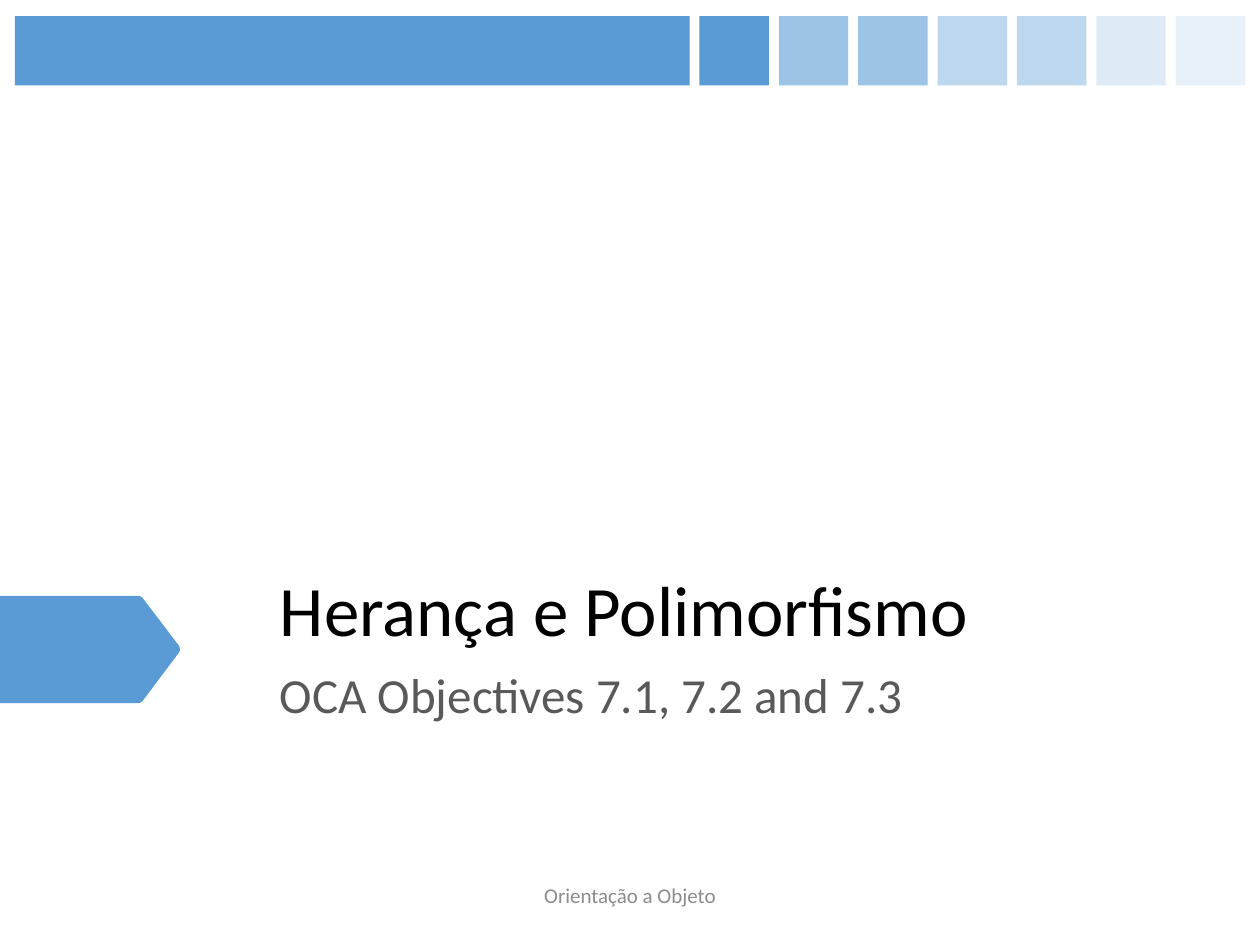
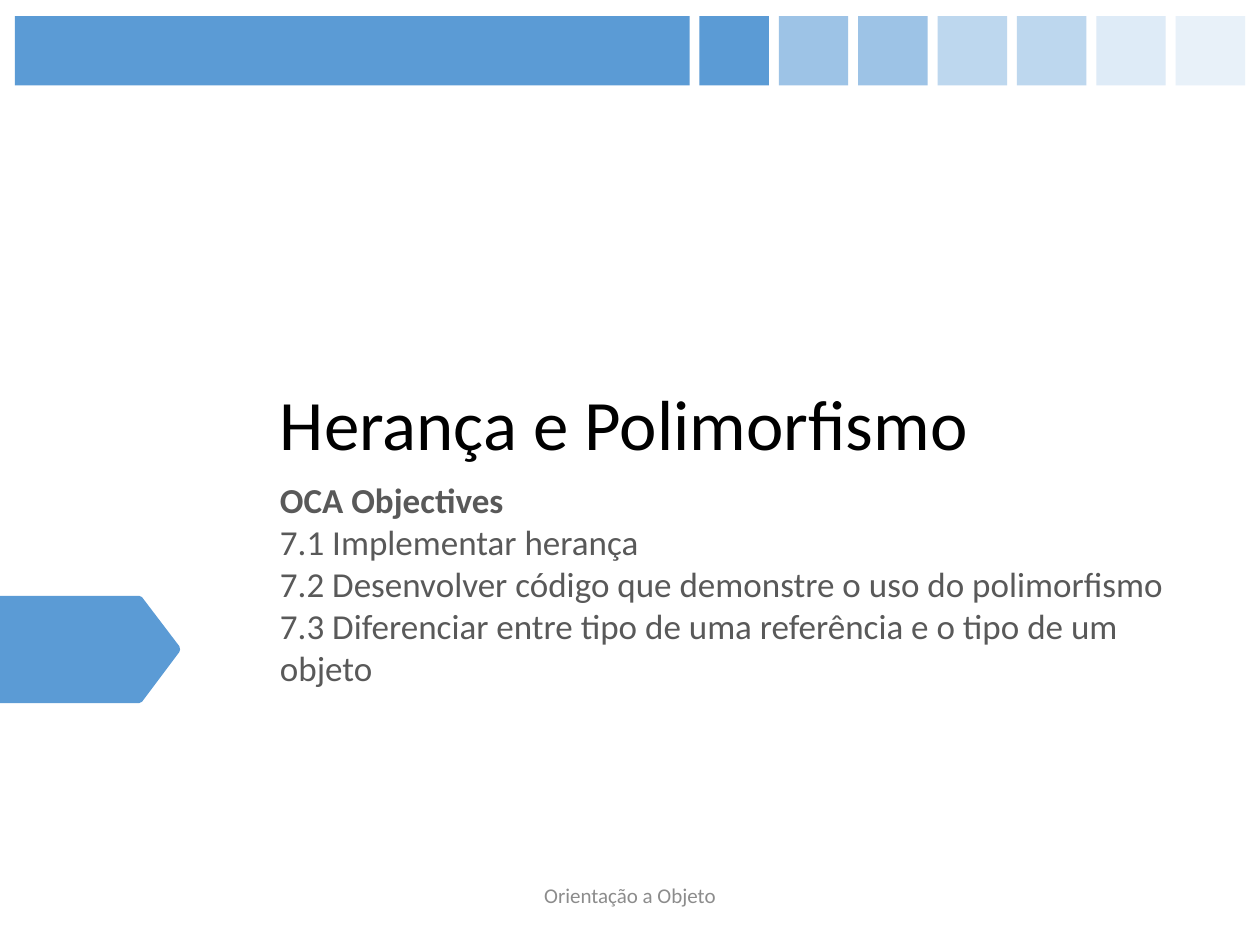
Before and after one commit to figueiredojrr/treinamentoJavaSeOcaAgosto, a slide deck: slide 21 of TreinamentoJavaSeOca/documentos/apresentação/OCA.pptx (slide 22 before the commit). Drawn at 1260x945 pixels with LibreOffice and Linux fonts; fonts in the diff are those of the drawing. Boxes give left, top, right and bottom in pixels: in the first picture for what was removed or moved away, otherwise in the second. Text is boxed around its words. In the diff, an @@ line names an element or a change of style, - is before the commit and + after.

```diff
--- a/TreinamentoJavaSeOca/documentos/apresentação/OCA.pptx
+++ b/TreinamentoJavaSeOca/documentos/apresentação/OCA.pptx
@@ title "Herança e Polimorfismo": place and size @@
-title "Herança e Polimorfismo" at [280, 586, 967, 648]
+title "Herança e Polimorfismo" at [280, 400, 967, 462]
@@ subtitle at [280, 488, 1162, 687]: text changed; size 28 to 20 pt @@
-OCA Objectives 7.1, 7.2 and 7.3
+OCA Objectives
+7.1 Implementar herança
+7.2 Desenvolver código que demonstre o uso do polimorfismo
+7.3 Diferenciar entre tipo de uma referência e o tipo de um objeto
```
Also in this commit, not shown: 21 other slides changed, 4 slides removed.
